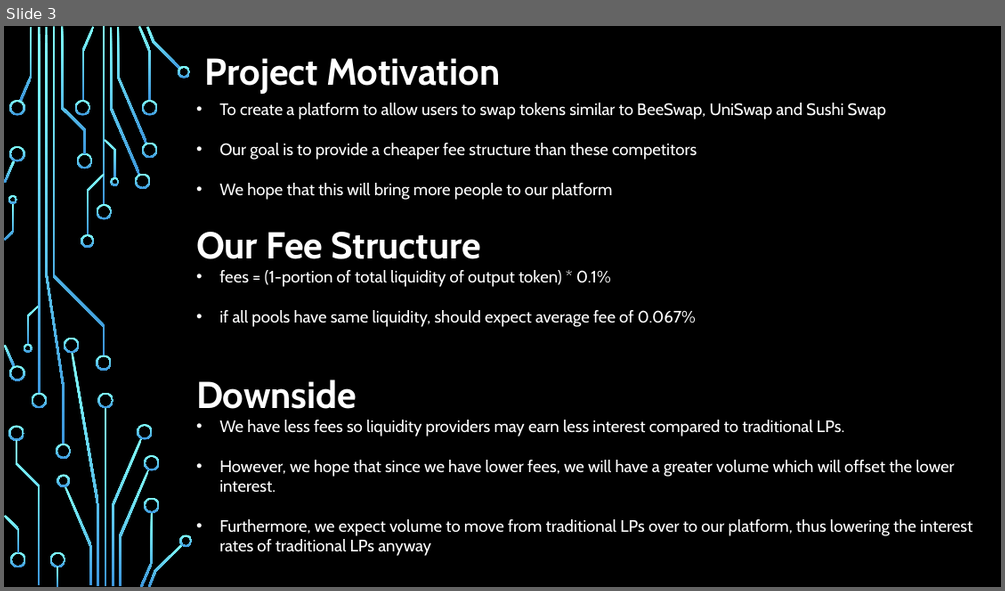
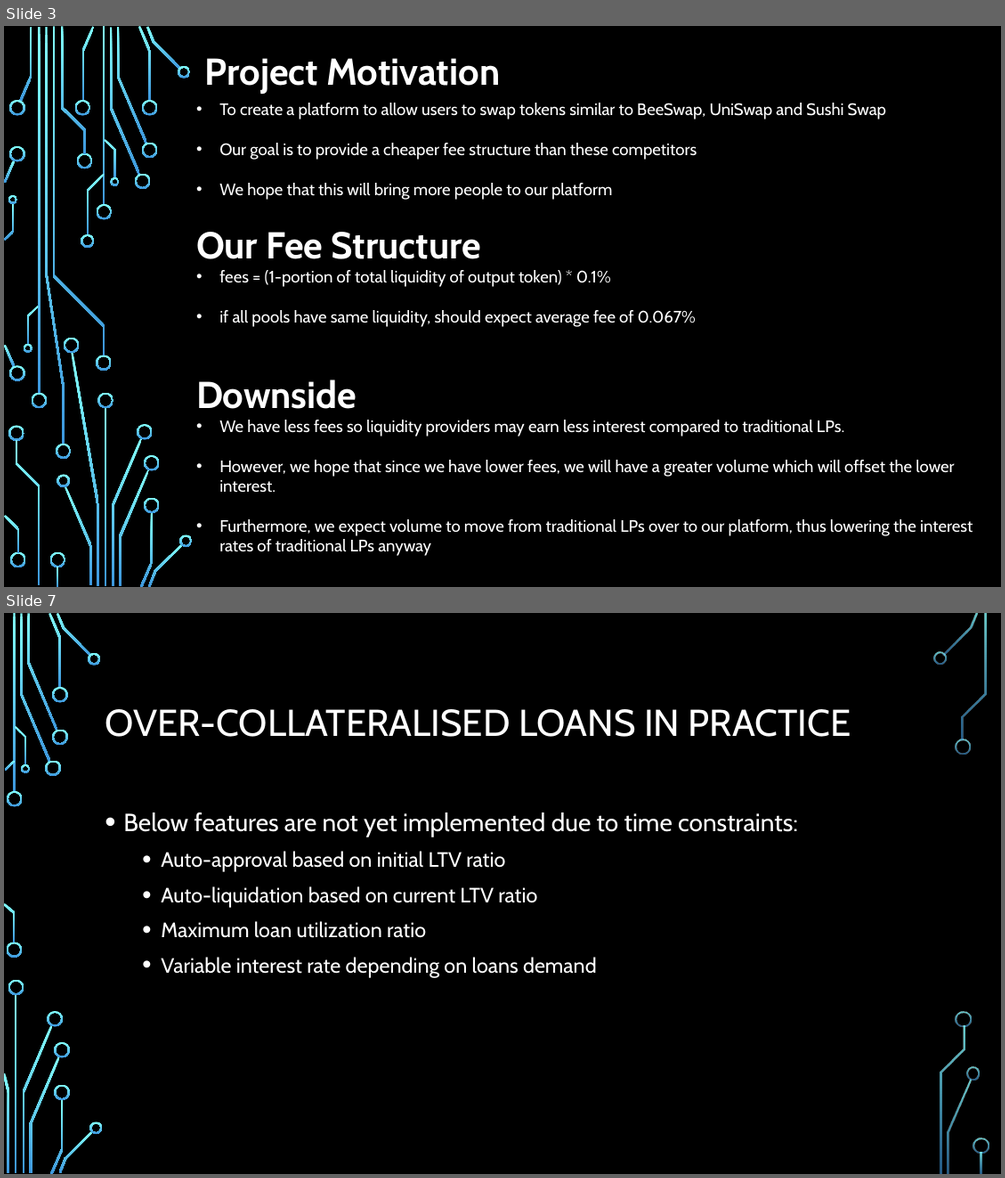
Before and after one commit to KesselRunSmuggler/Project_LP, a slide deck: DEX DEMO DAY.pptx. Shown one above the other, each under a label of ours: slide 3 before the commit, slides 3 and 7 after it; the slides between them are not shown. The pictures are 1005x591 and 1005x1178 pixels, drawn with LibreOffice and Linux fonts; fonts in the diff are those of the drawing; background and template pictures are left out. Boxes give left, top, right and bottom in pixels: in the first picture for what was removed or moved away, otherwise in the second. Text is boxed around its words. In the diff, an @@ line names an element or a change of style, - is before the commit and + after.

```diff
--- a/DEX DEMO DAY.pptx
+++ b/DEX DEMO DAY.pptx
@@ slide 7 added at <box>4,613,1001,1174</box>, background picture (left out) @@
@@ title added at <box>105,709,851,737</box>, 36 pt, text #FFFFFF @@
+OVER-COLLATERALISED LOANS IN PRACTICE
@@ text added at <box>123,812,798,978</box>, 20 pt, text #FFFFFF @@
+• Below features are not yet implemented due to time constraints:
+  • Auto-approval based on initial LTV ratio
+  • Auto-liquidation based on current LTV ratio
+  • Maximum loan utilization ratio
+  • Variable interest rate depending on loans demand
@@ group added at <box>4,613,989,1174</box>: 33 freeform shapes, 3 rectangles @@
```
Also in this commit, not shown: 4 other slides added.
